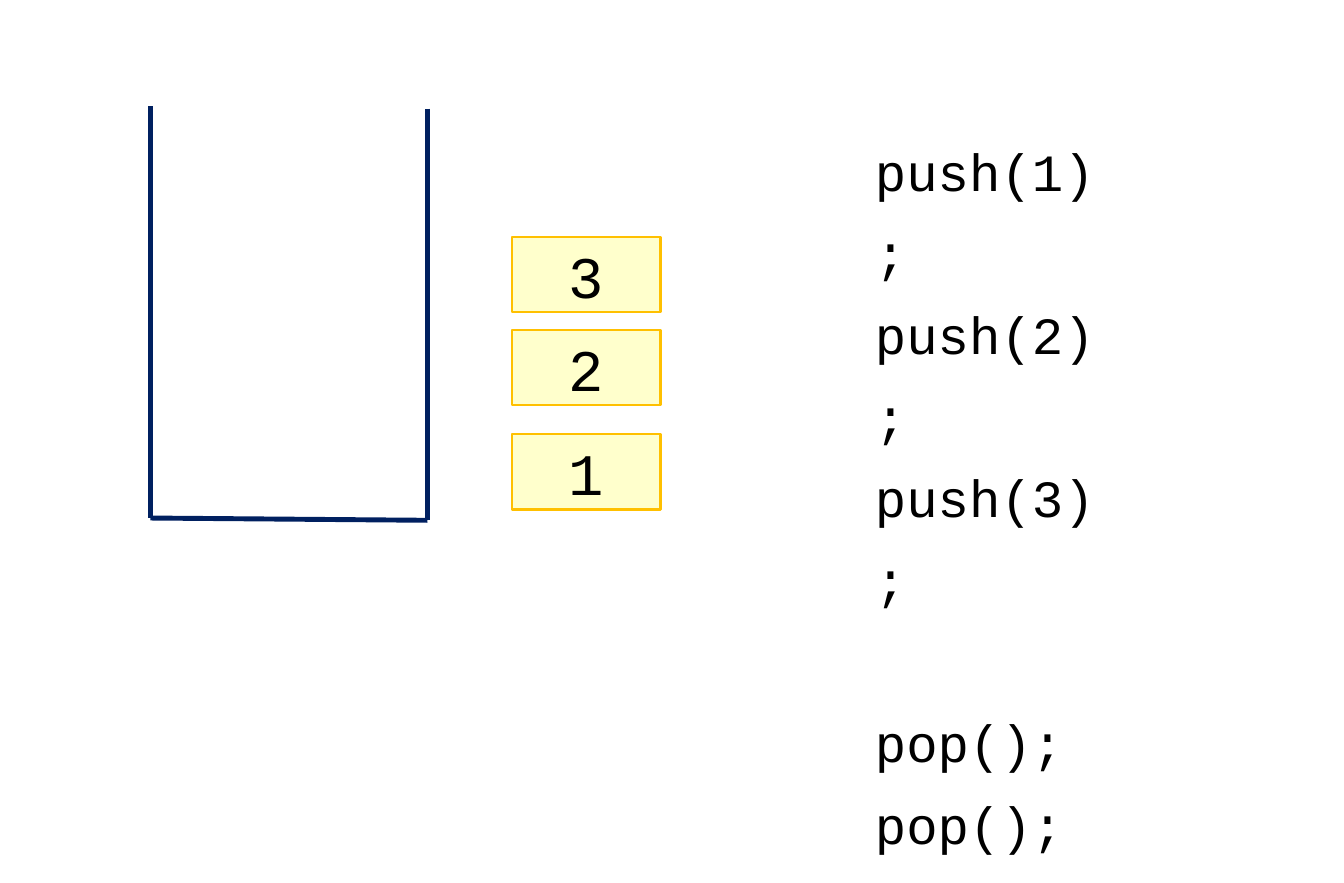
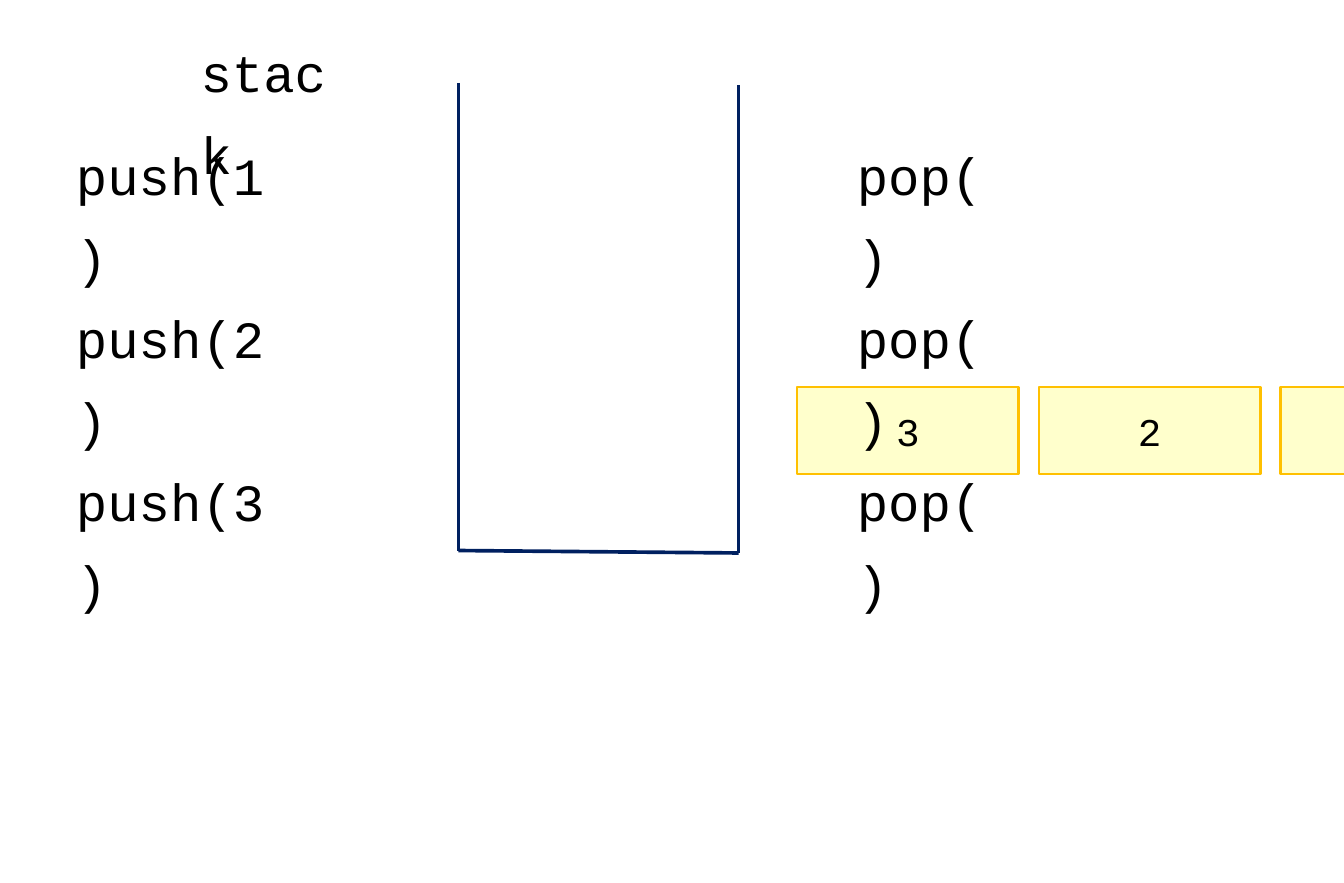
Before and after one commit to imguru-mooc/RTOS_uCOSII, a slide deck: slide 64 of RTOS.pptx (slide 102 before the commit). Drawn at 1344x883 pixels with LibreOffice and Linux fonts; fonts in the diff are those of the drawing. Boxes give left, top, right and bottom in pixels: in the first picture for what was removed or moved away, otherwise in the second. Text is boxed around its words. In the diff, an @@ line names an element or a change of style, - is before the commit and + after.

```diff
--- a/RTOS.pptx
+++ b/RTOS.pptx
@@ text added at (189,15,359,102), 32 pt, text #000000 @@
+stack
@@ line moved from (427, 108) - (427, 520) to (458, 82) - (458, 551) @@
@@ line (458, 82) - (458, 551): stroke #002060 3 pt to #002060 2.25 pt @@
@@ line added from (738, 86) to (738, 553), #002060 2.25 pt @@
@@ line removed from (151, 106) to (151, 518) @@
@@ text at (76,157,264,532): text changed @@
-push(1);
-push(2);
-push(3);
-pop();
-pop();
-pop();
+push(1)
+push(2)
+push(3)
@@ text added at (857,157,983,532), 32 pt, text #000000 @@
+pop()
+pop()
+pop()
@@ size 36 to 24 pt in 3 elements at (1280,387,1344,474), (1039,387,1260,474), (797,387,1018,474) @@
@@ rectangle "3": place and size @@
-rectangle "3" at (512,237,660,312)
+rectangle "3" at (797,387,1018,474)
@@ rectangle "2": place and size @@
-rectangle "2" at (512,330,660,405)
+rectangle "2" at (1039,387,1260,474)
@@ rectangle "1": place and size @@
-rectangle "1" at (512,434,660,510)
+rectangle "1" at (1280,387,1344,474)
@@ line removed from (427, 520) to (151, 518) @@
@@ line added from (458, 551) to (738, 553), #002060 2.25 pt @@
```
Also in this commit, not shown: 63 other slides changed, 28 slides added, 4 slides removed.
